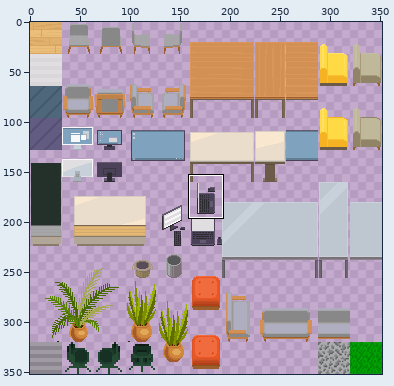
Sprite sheet: src/assets/tileset1.png. Above: a wide view before the commit, with the close-up outlined.
Close-up. Before the edit:
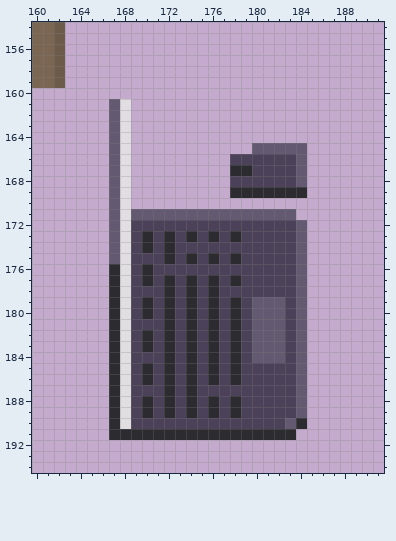
The file is 352x352 pixels. Colours within 5 levels of each other are drawn and written as one. Shown: x 160..191, y 154..194.
The result:
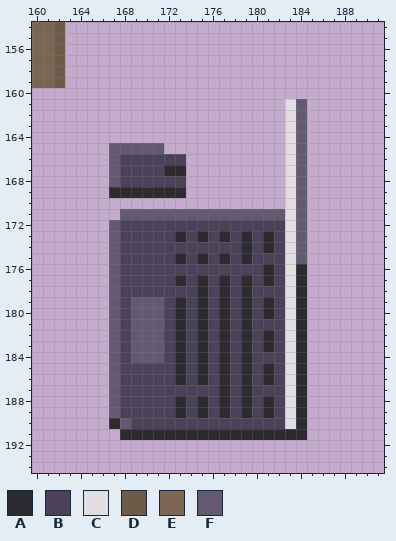
Palette (. is transparent): A #2b2b30  B #4b4158  C #e0dee1  D #6d5b4a  E #7b6653  F #635971
Difference:
Changed rows in their new state; - is an unchanged pixel.
first column x 167:
161 ..--------------CF
162 ..--------------CF
163 ..--------------CF
164 ..--------------CF
165 -FFFF--------...C-
166 -BBBBBB----.....C-
167 -BBBBAA----.....C-
168 -BBBBBB----.....C-
169 AAAAAAA----.....CF
170 ..--------------CF
171 .F--------------CF
172 -B--------------C-
173 -B-B-BABABABA-A-C-
174 -B-B-B------A-A-C-
175 -B---BABABABA---C-
176 FB-B----------A-CA
177 FB-B-BABABABA-A-CA
178 FB---B-BABA-A---CA
179 FBFFFBABABABABABCA
180 FBFFFBABABABABABCA
181 FBFFFBABABABABBBCA
182 FBFFFBABABABABABCA
183 FBFFFBABABABABABCA
184 FBFFFBABABABABBBCA
185 FB-B-BABABABA-A-CA
186 FB-B-BABABABA-A-CA
187 FB---B-B--A-A---CA
188 FB-B-BABABABA-A-CA
189 FB-B-BABABABA-A-CA
190 -F--------------C-
191 .----------------A
Changed places in both close-ups, as pixel boxes (x1, y1, x2, y2):
changed: (109, 99, 307, 440)
